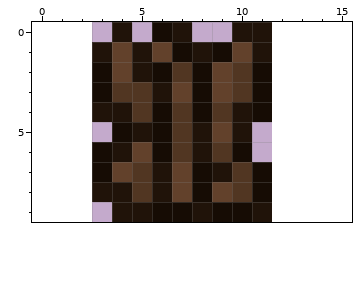
Two states of a pixel-art sprite, Items/Materials/Bark.png. Above: the version before the commit.
The file is 18x20 pixels, drawn in blocks of 2x2; one block is one cell here. The old version is drawn lined up with the new one, on the new canvas.
Now the later version:
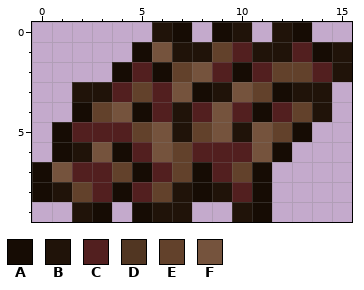
Palette (. is transparent): A #160c04  B #201309  C #521f1f  D #513622  E #62412b  F #75533d
Edits made:
canvas 9x10 -> 16x10, the old top-left corner now at 3,0
Changed rows in their new state; - is an unchanged pixel.
first column x 0:
 0 ----.-BA-A-.BA--
 1 ---..AFB-EC-BCAB
 2 ---.AC-EFCACEECB
 3 --BBCECF-BFEABB-
 4 --AEFACBCFC-CEB-
 5 -ACCCEFBEF-FEA--
 6 -ABFACFECCCFA---
 7 AFCC-AC--CE-----
 8 ABECACEB-BC-----
 9 --BA.ABB..BA----
